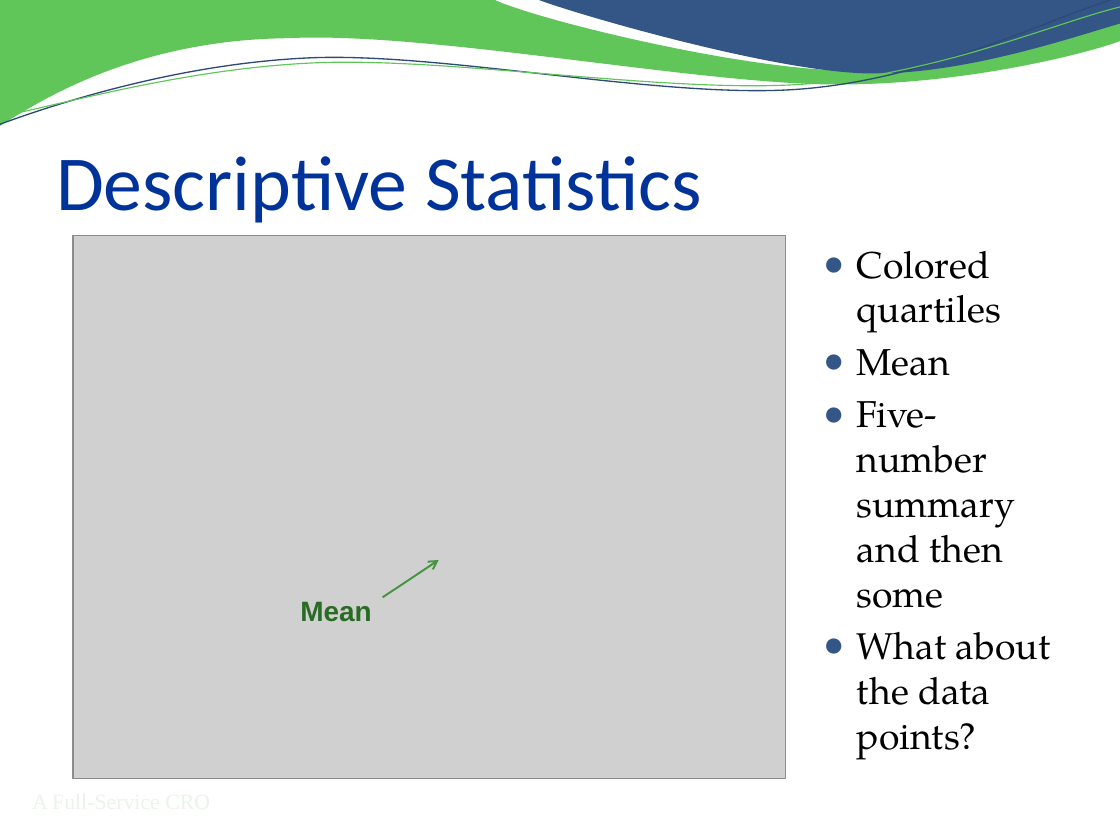
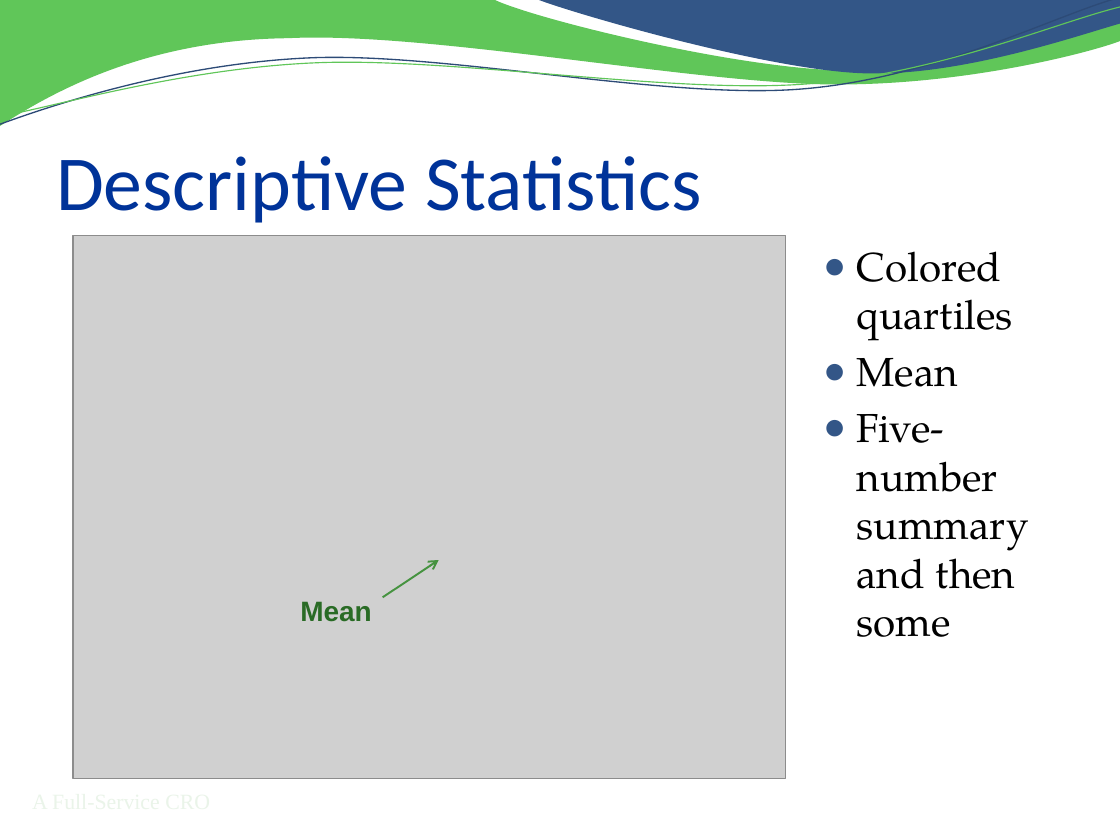
Before and after one commit to RhoInc/sas-violinPlot, a slide deck: slide 11 of doc/Presentation.pptx (slide 10 before the commit). Drawn at 1120x840 pixels with LibreOffice and Linux fonts; fonts in the diff are those of the drawing; grey boxes stand for pictures; background and template pictures are left out. Boxes give left, top, right and bottom in pixels: in the first picture for what was removed or moved away, otherwise in the second. Text is boxed around its words. In the diff, an @@ line names an element or a change of style, - is before the commit and + after.

Commit message:
Modify violinPlot to output temporary files to temporary directory and to keep quartile coloring consistent across all plots.  Update presentation with real-world example.

```diff
--- a/doc/Presentation.pptx
+++ b/doc/Presentation.pptx
@@ text "Colored quartiles" at bbox=[857, 251, 1029, 637]: size 24.1 to 26 pt @@
@@ text at bbox=[857, 632, 1050, 760]: paragraph removed @@
-● What about the data points?
```
Also in this commit, not shown: 1 other slide changed, 1 slide added, 1 other file.
